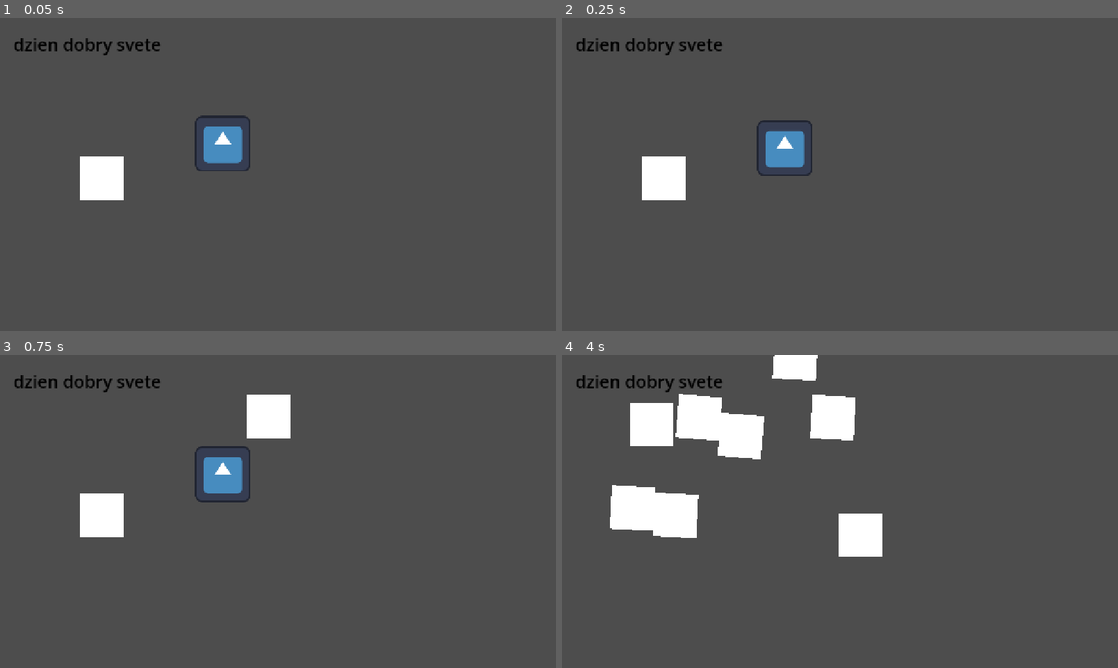
Above: before the commit, frames 1-4 (two rows, left to right).
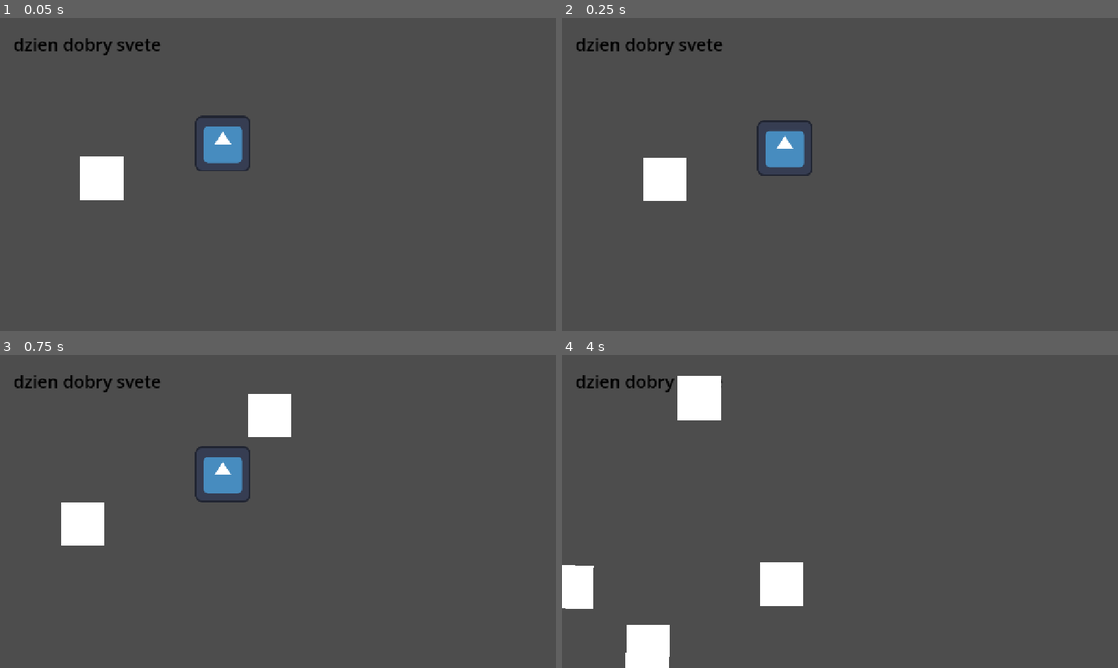
Above: after the commit, the same moments.

Repository: Matuush/gmtk2026
Game: Godot game, scene res://scenes/main.tscn
Two runs of this game, one before a commit and one after it. Both use one fixed random seed, a clock stepped at 60 frames per second and the inputs below. The engine's default icon, where the game draws it, is replaced by a stand-in: a white triangle on a blue panel in a dark square.
Inputs:
- Up to frame 1 (0.05 s): no input
- Up to frame 2 (0.25 s): no input
- Up to frame 3 (0.75 s): hold Up (ui_up) from 0.53 s (still down)
- Up to frame 4 (4 s): release Up (ui_up) at 1.28 s; hold Up (ui_up) 2.03-3.53 s

Frame 1 is identical in both runs. In frame 2, 0.1% of the frame differs, in the area x 14-23%, y 44-59%; in frame 3, 1.3%; in frame 4, 11%, in the area x 0-58%, y 0-100%.

Commit message:
Move amoeba randomly

Diff:
--- a/scenes/game/organisms/amoeba.gd
+++ b/scenes/game/organisms/amoeba.gd
@@ -1,4 +1,16 @@
 class_name amoeba extends RigidBody2D
+
+var VELOCITY_CHANGE_LIMIT : float = .5
 
 func _ready() -> void:
 	print("have been made")
+
+func _process(delta: float) -> void:
+	pass
+
+func _physics_process(delta: float) -> void:
+	linear_velocity += Vector2(
+		randf_range(-VELOCITY_CHANGE_LIMIT, VELOCITY_CHANGE_LIMIT),
+		randf_range(-VELOCITY_CHANGE_LIMIT, VELOCITY_CHANGE_LIMIT)
+	)
+	move_and_collide(linear_velocity)
